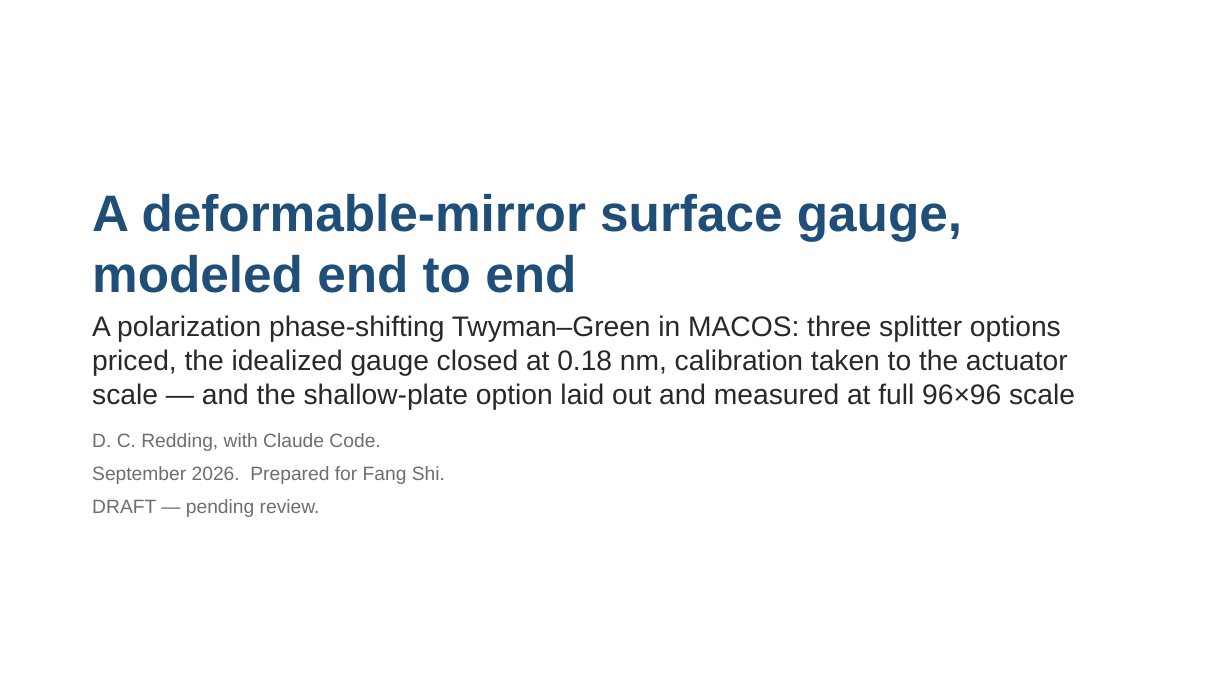
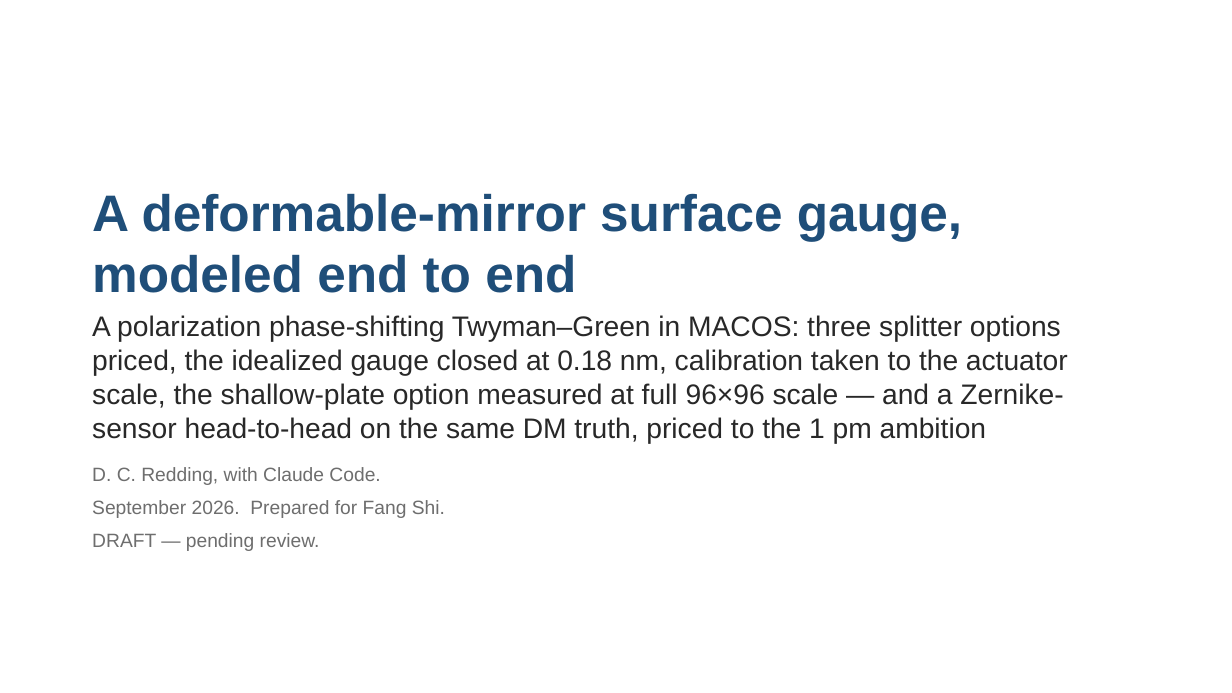
Before and after one commit to nasa-jpl/macos, a slide deck: slide 1 of demo_session/deck_tg_fang.pptx. Drawn at 1232x693 pixels with LibreOffice and Linux fonts; fonts in the diff are those of the drawing. Boxes give left, top, right and bottom in pixels: in the first picture for what was removed or moved away, otherwise in the second. Text is boxed around its words. In the diff, an @@ line names an element or a change of style, - is before the commit and + after.

```diff
--- a/demo_session/deck_tg_fang.pptx
+++ b/demo_session/deck_tg_fang.pptx
@@ text at (x1=92, y1=315, x2=1068, y2=444): text changed @@
-A polarization phase-shifting Twyman–Green in MACOS: three splitter options priced, the idealized gauge closed at 0.18 nm, calibration taken to the actuator scale — and the shallow-plate option laid out and measured at full 96×96 scale
+A polarization phase-shifting Twyman–Green in MACOS: three splitter options priced, the idealized gauge closed at 0.18 nm, calibration taken to the actuator scale, the shallow-plate option measured at full 96×96 scale — and a Zernike-sensor head-to-head on the same DM truth, priced to the 1 pm ambition
```
Also in this commit, not shown: 3 other slides changed, 3 slides added, 1 other file.
